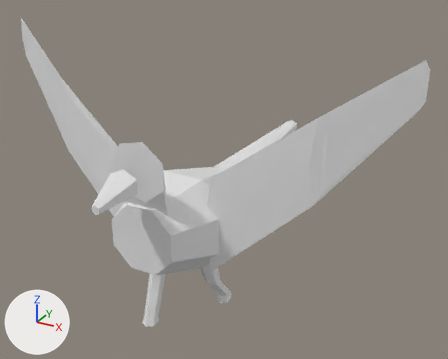
Two versions of the OBJ model data/animals/gaviao/walk/3.obj, one commit apart.
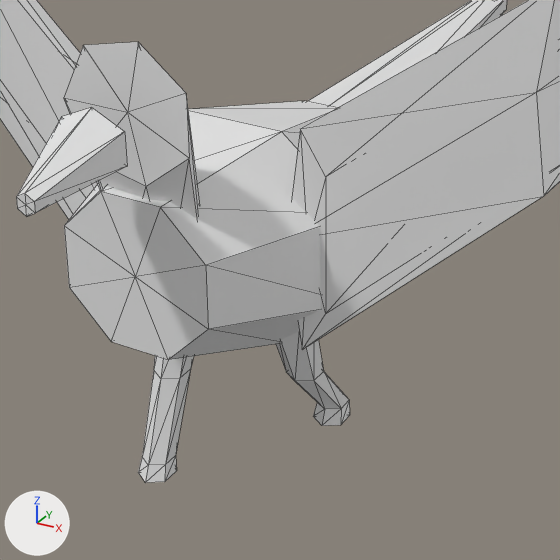
Each version is shown whole from a camera (50 mm lens) standing at (0.841, -1.291, 1.114) and looking at (0.037, 0.17, 0.384), then close up on the part from 19% to 71% of the width and 35% to 100% of the height. Arrows for +X, +Y and +Z are at lower left; the lights stay in place. The older version's two pictures come first. The close-ups show mesh edges as thin lines. Where no turn or scale is listed for an object, it has been applied to the vertices.

In view in the first close-up: 'gaviao_walk_3'.
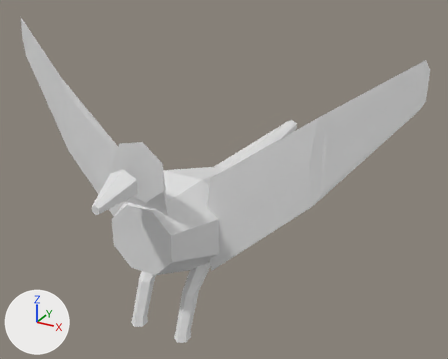
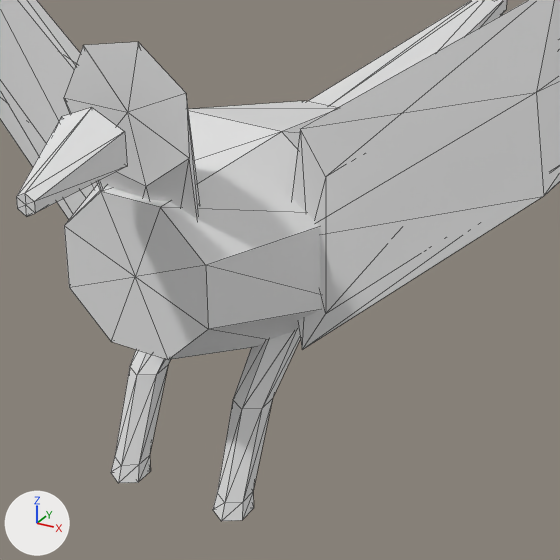
The newer file is also turned or shifted as a whole; pictures and numbers use the older file's frame.

Pixel boxes (x1, y1, x2, y2) of what changed, in the close-ups (560 x 560 px; the box of a moved part takes in the faces that stretch with it):
'gaviao_walk_3', reshaped: before (0, 0, 560, 483); after (0, 0, 560, 521)
part 1 of me_gaviao_walk_3, moved or reshaped: before (313, 401, 350, 426); after (213, 492, 254, 521)
part 2 of me_gaviao_walk_3, moved or reshaped: before (276, 332, 349, 409); after (217, 330, 300, 503)
part 3 of me_gaviao_walk_3, moved or reshaped: before (138, 455, 177, 483); after (111, 455, 151, 483)
part 4 of me_gaviao_walk_3, moved or reshaped: before (142, 356, 194, 465); after (115, 350, 171, 466)

The change, as a list of edits to the scene's bpy script:
```text
Change me_gaviao_walk_3:
    used by ob_gaviao_walk_3; location = (0.0, 0.0, 0.0)
    remove me_gaviao_walk_3.from_pydata(...)  # 156 vertices, 280 faces; spans x -0.597..0.595, y -0.357..0.682, z 0.0..0.818
    add me_gaviao_walk_3.from_pydata(...)  # 156 vertices, 280 faces; spans x -0.597..0.595, y -0.357..0.682, z 0.034..0.818
    me_gaviao_walk_3 part 1: all 13 vertices in x 0.052..0.092, y 0.078..0.13, z 0.02..0.04 are moved by (0.0, -0.234, 0.013)
    me_gaviao_walk_3 part 2: all 6 vertices in x 0.053..0.091, y 0.012..0.061, z 0.124 are moved by (0.0, -0.119, 0.031)
    me_gaviao_walk_3 part 3: all 13 vertices in x -0.092..-0.052, y -0.103..-0.051, z 0.0..0.02 are moved by (0.0, -0.052, 0.034)
    me_gaviao_walk_3 part 4: all 6 vertices in x -0.091..-0.053, y -0.061..-0.012, z 0.124 are moved by (0.0, -0.046, 0.031)
```
